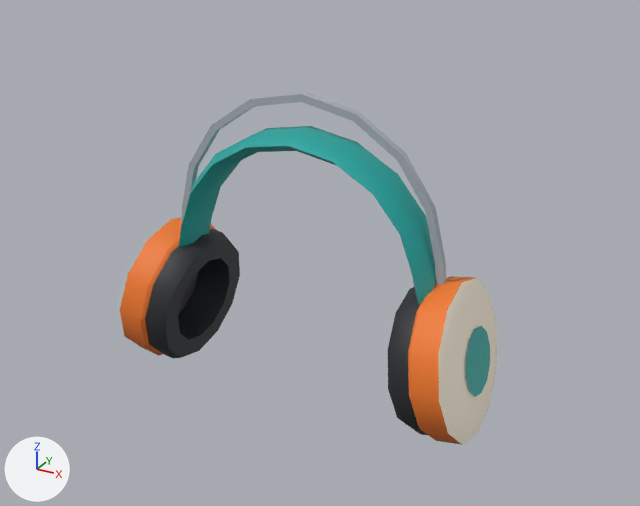
An edit to the FBX model Overbooked/arte/accesorios/Auriculares2.fbx, drawn before and after from the same camera.
Both versions are drawn from a 50 mm lens placed at (1.86, -3.23, 2.34), pointed at (0.09, -0.02, 0.74). The lights are fixed; the arrows at lower left show +X, +Y and +Z. The older version comes first. Vertices at exactly the same position are counted once.

In view in the first picture: 'Auriculares2'.
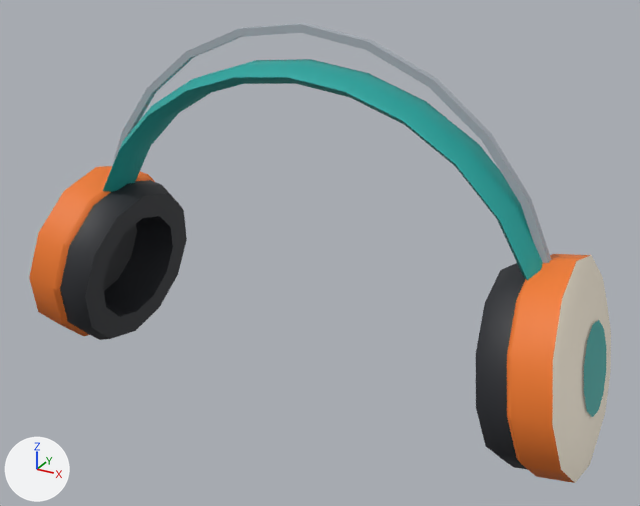
The change, as a list of edits to the scene's bpy script:
```text
Change me_auriculares2:
    used by ob_auriculares2; location = (0.0, 0.0, 0.0)
    verts and faces of me_auriculares2; kept vertices keep their numbers, new ones are numbered from 330
    remove me_auriculares2.from_pydata(...)  # 330 vertices, 336 faces; spans x -0.9..0.9, y -0.36..0.36, z 0.0..1.45
    add me_auriculares2.from_pydata(...)  # 330 vertices, 336 faces; spans x -1.39..1.39, y -0.46..0.46, z 0.0..1.74
    me_auriculares2 part 1: the loose piece of 98 vertices spanning x -0.9..-0.53, y -0.36..0.36, z 0.0..0.73 is scaled about its middle by (1.27, 1.28, 1.27), then moved by (-0.44, 0.0, 0.1)
    me_auriculares2 part 2: the loose piece of 98 vertices spanning x 0.53..0.9, y -0.36..0.36, z 0.0..0.73 is scaled about its middle by (1.27, 1.28, 1.27), then moved by (0.44, 0.0, 0.1)
    me_auriculares2 part 3: the loose piece of 66 vertices spanning x -0.68..0.68, y -0.13..0.13, z 0.58..1.29 is rebuilt with 66 vertices and now spans x -1.11..1.11, y -0.13..0.13, z 0.84..1.58
    me_auriculares2 part 4: the loose piece of 44 vertices spanning x -0.69..0.69, y -0.02..0.02, z 0.61..1.45 is rebuilt with 44 vertices and now spans x -1.13..1.13, y -0.02..0.02, z 0.87..1.74
    me_auriculares2 part 5: the loose piece of 12 vertices spanning x 0.83..0.89, y -0.15..0.15, z 0.23..0.53 is deleted
    me_auriculares2 part 6
    add verts[342] = (1.34, 0.2, 0.49)  # pixel (606, 347)
    add verts[343] = (1.33, 0.17, 0.58)  # pixel (603, 328)
    add verts[344] = (1.31, 0.1, 0.65)  # pixel (598, 319)
    add verts[345] = (1.31, 0.0, 0.68)  # pixel (592, 324)
    add verts[346] = (1.31, -0.1, 0.65)  # pixel (587, 340)
    add verts[347] = (1.33, -0.17, 0.58)  # pixel (583, 365)
    add verts[348] = (1.34, -0.2, 0.49)  # pixel (583, 391)
    add verts[349] = (1.36, -0.17, 0.39)  # pixel (586, 410)
    add verts[350] = (1.37, -0.1, 0.32)  # pixel (592, 417)
    add verts[351] = (1.38, 0.0, 0.3)  # pixel (598, 411)
    add verts[352] = (1.37, 0.1, 0.32)  # pixel (603, 394)
    add verts[353] = (1.36, 0.17, 0.39)  # pixel (606, 370)
    add faces += [(345, 349, 353), (342, 345, 353), (342, 343, 345), (343, 344, 345), (345, 346, 347), (345, 347, 348)]
    add faces += [(345, 348, 349), (349, 350, 353), (350, 351, 353), (351, 352, 353)]
    other edits to the shape of me_auriculares2 do not show in these pictures
```

What differs and where, as boxes (x1, y1, x2, y2) in the pictures (640 x 506 px; the box of a moved part takes in the faces that stretch with it):
'Auriculares2', reshaped (54% wider, 30% taller)
    before: (120, 92, 497, 445)
    after: (29, 23, 611, 483)
part 1 of me_auriculares2, moved or reshaped
    before: (120, 218, 240, 358)
    after: (29, 166, 187, 340)
part 2 of me_auriculares2, moved or reshaped
    before: (388, 276, 497, 445)
    after: (476, 254, 611, 483)
part 3 of me_auriculares2, rebuilt (70% wider, 25% taller)
    before: (178, 126, 436, 304)
    after: (103, 59, 543, 281)
part 4 of me_auriculares2, rebuilt (66% wider, 24% taller)
    before: (182, 92, 446, 285)
    after: (112, 23, 551, 263)
part 5 of me_auriculares2, deleted (cyan)
    before: (466, 326, 490, 397)
part 6 of me_auriculares2, added (cyan)
    after: (584, 320, 606, 417)
